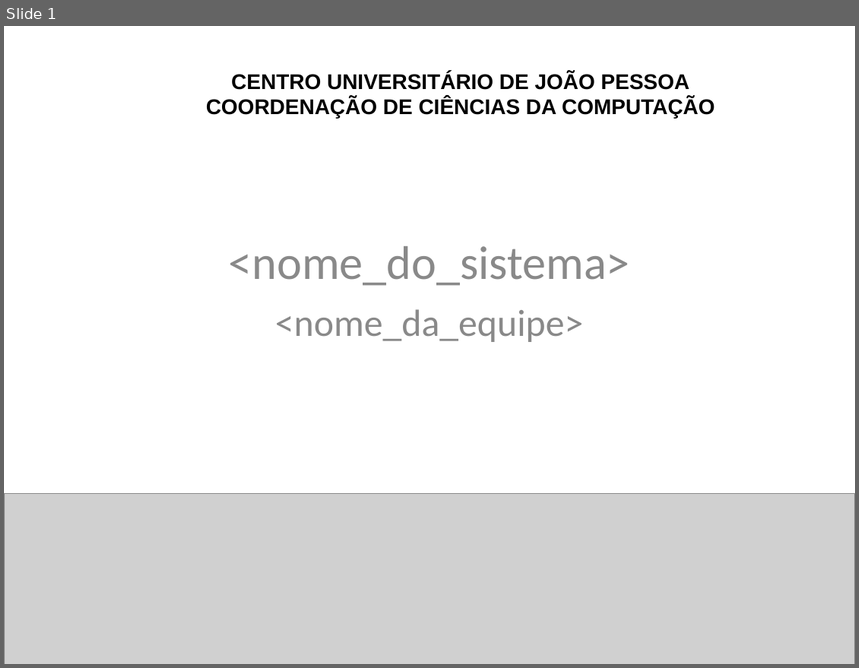
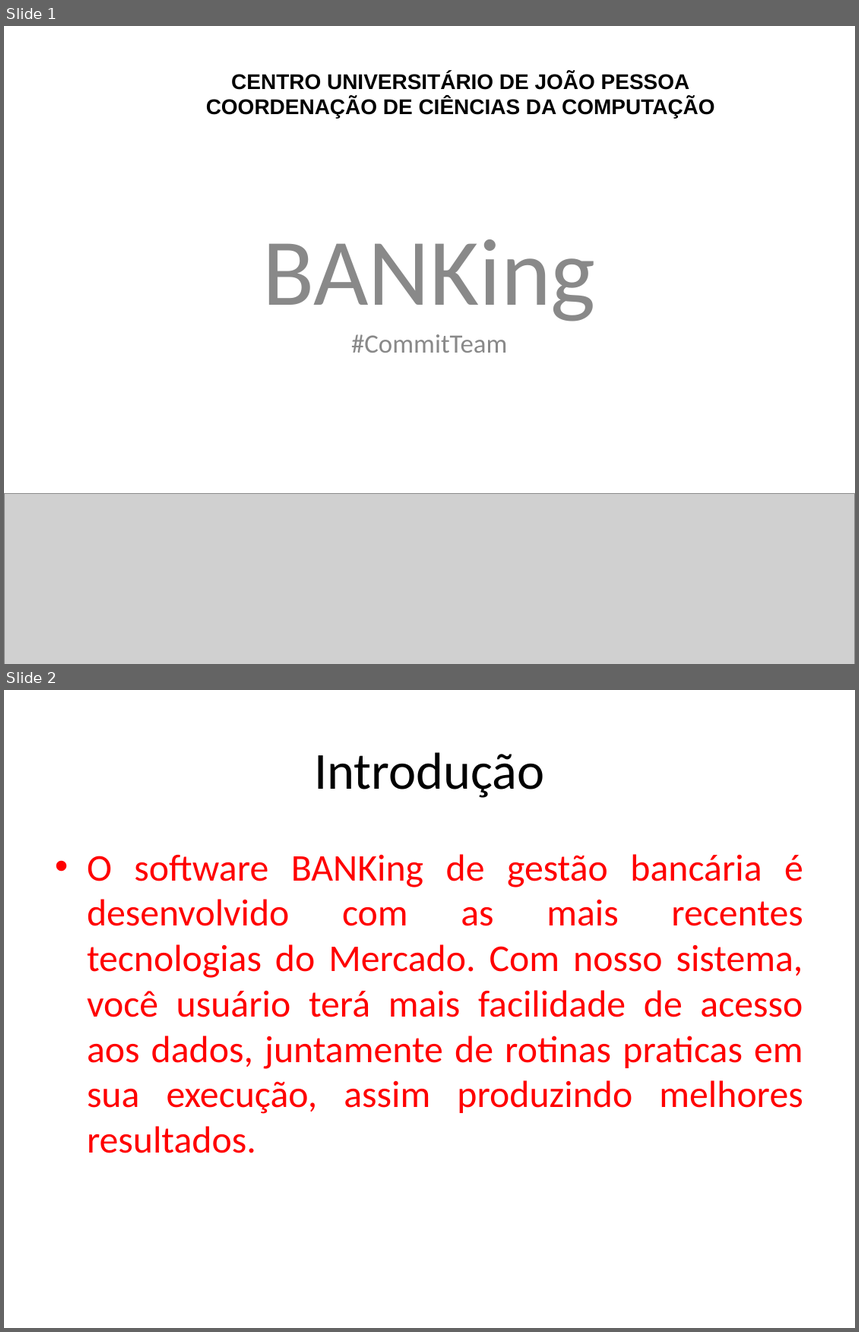
Before and after one commit to ArthurSilvestre/BancoCentral, a slide deck: documents/Modelo apresentação Projetão.ppt. Shown one above the other, each under a label of ours: slide 1 before the commit, slides 1 and 2 after it. The pictures are 859x668 and 859x1332 pixels, drawn with LibreOffice and Linux fonts; fonts in the diff are those of the drawing; grey boxes stand for pictures; background and template pictures are left out. Boxes give left, top, right and bottom in pixels: in the first picture for what was removed or moved away, otherwise in the second. Text is boxed around its words. In the diff, an @@ line names an element or a change of style, - is before the commit and + after.

Commit message:
Versão: 2.01.01 Titulo: Desenvolvimento do modulo de lançamento de movimento.
Descrição:
	-  br.unipe.cc.mlpIII.ui.gui: Modulo criado para gerenciar o controle
de movimentos, seja de credito ou debito, sobre as contas cadastradas no
sistema. Arquivo responsável pelo modulo:
		- TelaLancamentos.java.

	-  Documents: Arquivo 'Modelo apresentação Projetão.ppt'
disponibilizado para a apresentação do projeto.

	-  br.unipe.cc.mlpIII.util: alteração do nome contido no envio de email
de 'Banco Central' para 'BANKing'.

```diff
--- a/documents/Modelo apresentação Projetão.ppt
+++ b/documents/Modelo apresentação Projetão.ppt
@@ slide 2 added at (x1=4, y1=690, x2=855, y2=1328), background #FFFFFF @@
@@ title added at (x1=314, y1=752, x2=545, y2=798), 44 pt, text #000000 @@
+Introdução
@@ text added at (x1=87, y1=854, x2=804, y2=1154), 32 pt, text #FF0000 @@
+• O software BANKing de gestão bancária é desenvolvido com as mais recentes tecnologias do Mercado. Com nosso sistema, você usuário terá mais facilidade de acesso aos dados, juntamente de rotinas praticas em sua execução, assim produzindo melhores resultados.
@@ slide 1 changed as well @@
@@ text at (x1=263, y1=240, x2=596, y2=353): text changed; size 40 to 22.4 pt @@
-<nome_do_sistema>
-<nome_da_equipe>
+BANKing
+#CommitTeam
```
Also in this commit, not shown: 2 other slides added, 3 slides removed, 6 other files.
